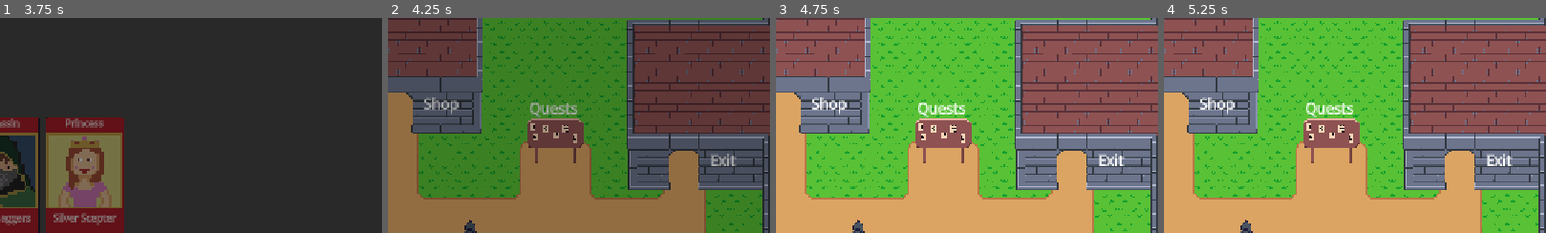
Above: before the commit, frames 1-4 (left to right).
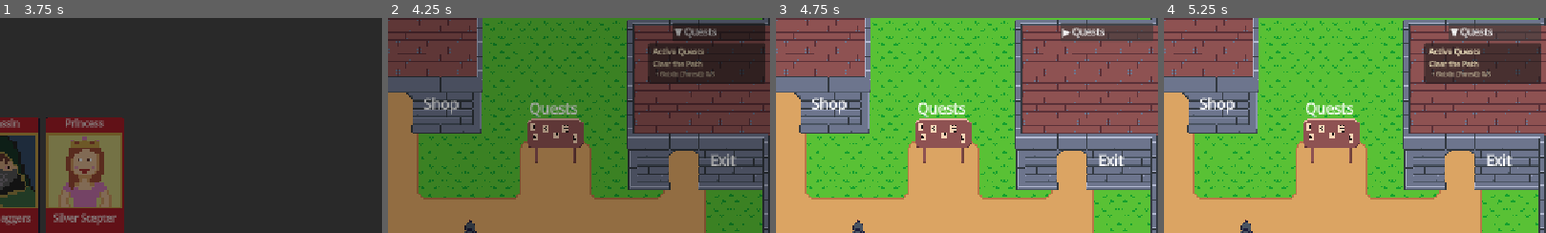
Above: after the commit, the same moments.

Repository: navtges3/PixelValley
Game: Godot game, scene res://scenes/ui/screens/main_menu_screen.tscn
The game is run twice, just before and just after one commit, with the same random seed, the same clock (stepped at 60 frames per second) and the same inputs. Sound files missing from this copy of the repository are replaced by a short silence.
Inputs (mouse positions are % of the whole screen's width and height, from its top left):
- Up to frame 1 (3.75 s): click "New Game" at 0.5 s; click (55, 63) at 1.27 s; type "Alex" at 1.35 s; click (39, 41) at 2.02 s; click "Create Hero" at 2.75 s; click "Empty Slot" at 3.5 s
- Up to frame 2 (4.25 s): no input
- Up to frame 3 (4.75 s): click (93, 3) at 4.25 s, where only the run after the commit has a clickable "▼ Quests"
- Up to frame 4 (5.25 s): click (93, 3) at 5 s, where only the run after the commit has a clickable "▶ Quests"
The pictures show only the part of the screen within x 50-100%, y 0-50%; the shares and areas given below are measured in that part.

Frame 1 is identical in both runs. In frame 2, 7.2% of the frame differs, in the area x 68-99%, y 2-30%; in frame 3, 1.4%; in frame 4, 7.2%, in the area x 68-99%, y 2-31%.

Commit message:
Add quest HUD implementation and integrate into location setup

Diff:
--- /dev/null
+++ b/scenes/ui/hud/quest_hud.tscn
@@ -0,0 +1,50 @@
+[gd_scene format=3 uid="uid://cqp3s3u0ph4ra"]
+
+[ext_resource type="Script" uid="uid://bxiy6r3rsr1c5" path="res://scripts/ui/hud/quest_hud.gd" id="1_questh"]
+
+[node name="QuestHUD" type="CanvasLayer" unique_id=294650855]
+layer = 10
+script = ExtResource("1_questh")
+
+[node name="ToggleButton" type="Button" parent="." unique_id=1551449671]
+anchors_preset = 1
+anchor_left = 1.0
+anchor_right = 1.0
+offset_left = -164.0
+offset_top = 8.0
+offset_right = -8.0
+offset_bottom = 34.0
+text = "▼ Quests"
+alignment = 0
+
+[node name="Panel" type="PanelContainer" parent="." unique_id=268872310]
+anchors_preset = 1
+anchor_left = 1.0
+anchor_right = 1.0
+offset_left = -204.0
+offset_top = 42.0
+offset_right = -8.0
+offset_bottom = 42.0
+grow_horizontal = 0
+size_flags_vertical = 3
+
+[node name="MarginContainer" type="MarginContainer" parent="Panel" unique_id=1935159198]
+layout_mode = 2
+theme_override_constants/margin_left = 8
+theme_override_constants/margin_top = 6
+theme_override_constants/margin_right = 8
+theme_override_constants/margin_bottom = 8
+
+[node name="VBoxContainer" type="VBoxContainer" parent="Panel/MarginContainer" unique_id=43277208]
+layout_mode = 2
+theme_override_constants/separation = 4
+
+[node name="HeaderLabel" type="Label" parent="Panel/MarginContainer/VBoxContainer" unique_id=1841907208]
+layout_mode = 2
+theme_override_colors/font_color = Color(1, 0.95, 0.8, 1)
+theme_override_font_sizes/font_size = 13
+text = "Active Quests"
+
+[node name="QuestList" type="VBoxContainer" parent="Panel/MarginContainer/VBoxContainer" unique_id=926742340]
+layout_mode = 2
+theme_override_constants/separation = 5
--- /dev/null
+++ b/scripts/ui/hud/quest_hud.gd
@@ -0,0 +1,105 @@
+extends CanvasLayer
+class_name QuestHUD
+
+@onready var panel: PanelContainer = $Panel
+@onready var quest_list: VBoxContainer = $Panel/MarginContainer/VBoxContainer/QuestList
+@onready var toggle_button: Button = $ToggleButton
+
+var _is_collapsed: bool = false
+
+const COLOR_COMPLETE := Color(0.25, 0.85, 0.35)
+const COLOR_IN_PROGRESS := Color(0.92, 0.87, 0.72)
+const COLOR_OBJECTIVE_DONE := Color(0.45, 0.9, 0.55)
+const COLOR_OBJECTIVE_PENDING := Color(0.72, 0.67, 0.57)
+const COLOR_SEPARATOR := Color(0.4, 0.35, 0.3, 0.4)
+
+func _ready() -> void:
+	toggle_button.pressed.connect(_on_toggle_pressed)
+	_connect_signals()
+	_refresh()
+
+func _connect_signals() -> void:
+	if not GameState.monster_killed.is_connected(_on_monster_killed):
+		GameState.monster_killed.connect(_on_monster_killed)
+
+func _on_monster_killed(_monster_id: int, _location_id: String) -> void:
+	await get_tree().process_frame
+	_refresh()
+
+func _on_toggle_pressed() -> void:
+	_is_collapsed = !_is_collapsed
+	panel.visible = !_is_collapsed
+	toggle_button.text = "▶ Quests" if _is_collapsed else "▼ Quests"
+
+func _refresh() -> void:
+	if GameState.quest_manager == null:
+		return
+
+	for child in quest_list.get_children():
+		child.queue_free()
+
+	var quests: Array = GameState.quest_manager.available_quests
+	if quests.is_empty():
+		var empty_label := Label.new()
+		empty_label.text = "No active quests"
+		empty_label.add_theme_color_override("font_color", COLOR_OBJECTIVE_PENDING)
+		empty_label.add_theme_font_size_override("font_size", 11)
+		quest_list.add_child(empty_label)
+		return
+
+	for i in quests.size():
+		var quest: Quest = quests[i]
+		quest_list.add_child(_build_quest_entry(quest, i < quests.size() - 1))
+
+func _build_quest_entry(quest: Quest, add_separator: bool) -> Control:
+	var complete := quest.all_objectives_met()
+	var container := VBoxContainer.new()
+	container.add_theme_constant_override("separation", 2)
+
+	var title := Label.new()
+	title.text = quest.title
+	title.add_theme_font_size_override("font_size", 12)
+	title.add_theme_color_override("font_color", COLOR_COMPLETE if complete else COLOR_IN_PROGRESS)
+	title.autowrap_mode = TextServer.AUTOWRAP_WORD_SMART
+	container.add_child(title)
+
+	for objective in quest.monster_objectives:
+		var done := objective.current_amount >= objective.target_amount
+		var obj_line := Label.new()
+		obj_line.text = "  • %s%s: %d/%d" % [
+			_monster_name(objective.monster_id),
+			_location_hint(objective.location_id),
+			objective.current_amount,
+			objective.target_amount,
+		]
+		obj_line.add_theme_font_size_override("font_size", 10)
+		obj_line.add_theme_color_override(
+			"font_color",
+			COLOR_OBJECTIVE_DONE if done else COLOR_OBJECTIVE_PENDING
+		)
+		container.add_child(obj_line)
+
+	if complete:
+		var badge := Label.new()
+		badge.text = "  ✓ Return to village to turn in"
+		badge.add_theme_font_size_override("font_size", 10)
+		badge.add_theme_color_override("font_color", COLOR_COMPLETE)
+		container.add_child(badge)
+
+	if add_separator:
+		var sep := HSeparator.new()
+		sep.add_theme_color_override("color", COLOR_SEPARATOR)
+		container.add_child(sep)
+
+	return container
+
+func _monster_name(monster_id: int) -> String:
+	var keys: Array = MonsterLoader.MonsterID.keys()
+	if monster_id >= 0 and monster_id < keys.size():
+		return (keys[monster_id] as String).replace("_", " ").capitalize()
+	return "Monster %d" % monster_id
+
+func _location_hint(location_id: String) -> String:
+	if location_id.is_empty():
+		return ""
+	return " [%s]" % location_id.replace("_", " ").capitalize()
--- a/scripts/world/locations/base_location.gd
+++ b/scripts/world/locations/base_location.gd
@@ -1,5 +1,7 @@
 extends Node2D
 class_name BaseLocation
+
+const QUEST_HUD = preload("res://scenes/ui/hud/quest_hud.tscn")
 
 @onready var pause_window: Window = $PauseWindow
 @onready var player: Player = $Player
@@ -17,7 +19,12 @@
 		place_player_at_entrance(_pending_entraince_id)
 	else:
 		GameState.set_player_location(_get_screen_name(), "")
+	_add_quest_hud()
 	_on_location_ready()
+
+func _add_quest_hud() -> void:
+	var hud := QUEST_HUD.instantiate()
+	add_child(hud)
 
 # Override in subclasses for extra setup (e.g. spawn points, extra signals)
 func _on_location_ready() -> void:
Not shown, added: scripts/ui/hud/quest_hud.gd.uid
